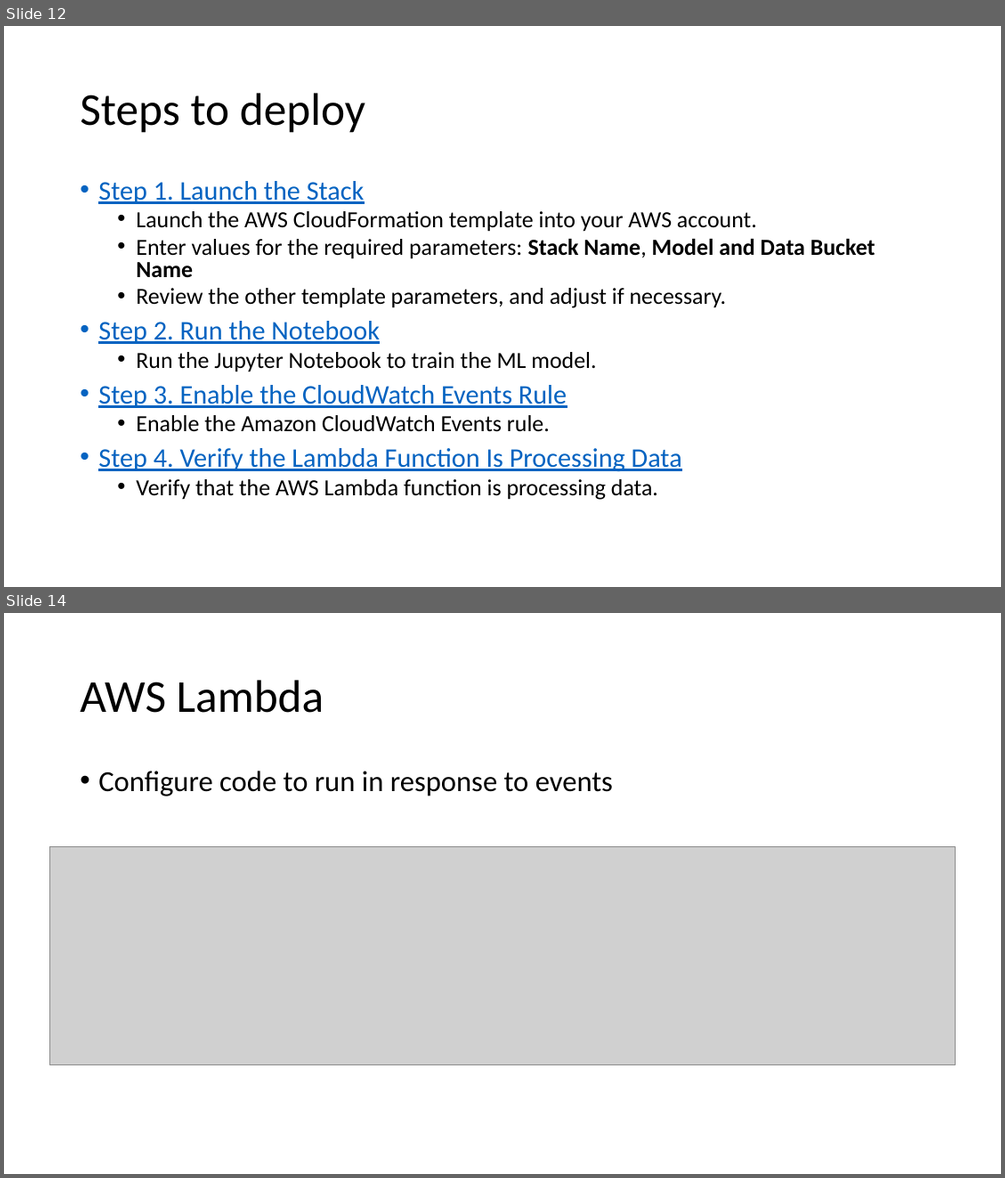
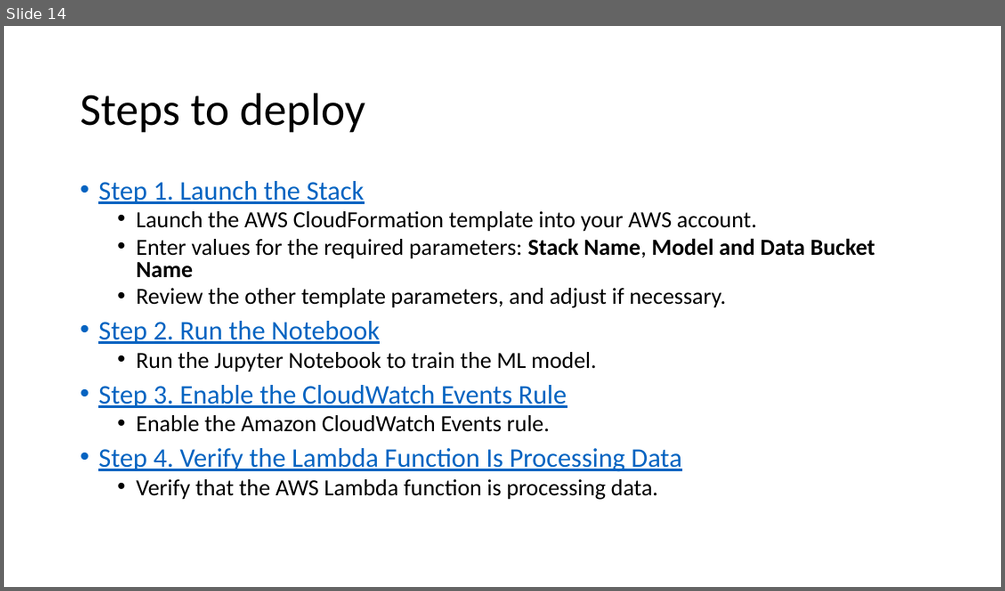
Before and after one commit to xuan0802/iot_slide, a slide deck: IoT analytics.pptx. Shown one above the other, each under a label of ours: slides 12 and 14 before the commit, slide 14 after it; the slides between them are not shown. The pictures are 1005x1178 and 1005x591 pixels, drawn with LibreOffice and Linux fonts; fonts in the diff are those of the drawing; grey boxes stand for pictures. Boxes give left, top, right and bottom in pixels: in the first picture for what was removed or moved away, otherwise in the second. Text is boxed around its words. In the diff, an @@ line names an element or a change of style, - is before the commit and + after.

```diff
--- a/IoT analytics.pptx
+++ b/IoT analytics.pptx
@@ slide 14 removed at (4,613,1001,1174), background #FFFFFF @@
@@ title removed at (80,680,324,713) @@
-AWS Lambda
@@ text removed at (98,771,613,796) @@
-• Configure code to run in response to events
@@ picture removed at (50,846,955,1064) @@
@@ what was slide 12 is now slide 14 @@
```
Also in this commit, not shown: 3 slides changed, 2 slides added, 1 other slide removed.
